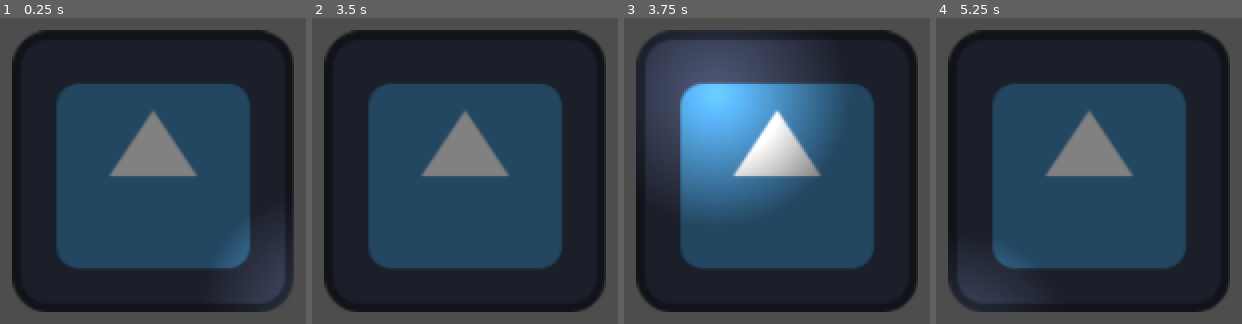
Above: before the commit, frames 1-4 (left to right).
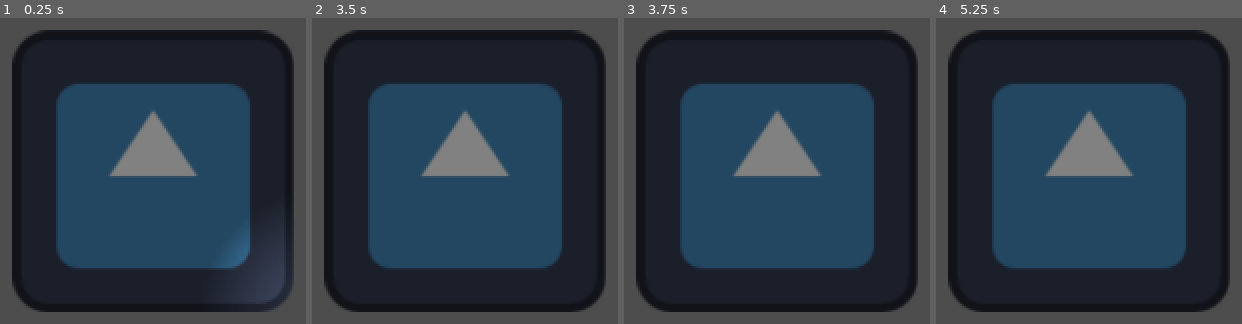
Above: after the commit, the same moments.

Repository: BepBop932/microJam55
Game: Godot game, scene res://main.tscn
Same seed, same stepped clock (60 frames per second), same inputs: the game is played once before the commit and once after it. The engine's default icon, where the game draws it, is replaced by a stand-in: a white triangle on a blue panel in a dark square.
Inputs (mouse positions are in pixels of both pictures, inside the frame that each line leads up to):
- Up to frame 1 (0.25 s): no input
- Up to frame 2 (3.5 s): tap Enter at 0.5, 2 s; move the mouse to (outside the picture) at 0.52 s; click (outside the picture) at 0.67 s; tap Space at 1.25, 2.75 s; move the mouse to (outside the picture) at 1.27 s; click (outside the picture) at 1.42 s; move the mouse to (outside the picture) at 2.02 s; click (outside the picture) at 2.17 s; move the mouse to (outside the picture) at 2.77 s; click (outside the picture) at 2.92 s
- Up to frame 3 (3.75 s): tap Enter at 3.5 s; move the mouse to (715, 94) at 3.52 s; click (715, 94) at 3.67 s
- Up to frame 4 (5.25 s): tap Space at 4.25 s; move the mouse to (outside the picture) at 4.27 s; click (outside the picture) at 4.42 s; move the mouse to (outside the picture) at 5.02 s; click (outside the picture) at 5.17 s

Frames 1-2 are identical in both runs. In frame 3, 29% of the frame differs, in the area x 6-68%, y 4-63%; in frame 4, 1.7%.

Commit message:
added a toggle to the flashlight
yeah im the greatest i know

Diff:
--- a/scripts/mouseLight.gd
+++ b/scripts/mouseLight.gd
@@ -1,7 +1,16 @@
 extends PointLight2D
-
-
+var lightToggle = true
+var cd = false
 
 # Called every frame. 'delta' is the elapsed time since the previous frame.
 func _process(delta: float) -> void:
 	global_position = get_global_mouse_position()
+	enabled = lightToggle
+
+
+func _input(event: InputEvent) -> void:
+	if cd == false:
+		if Input.is_mouse_button_pressed(MOUSE_BUTTON_LEFT):
+			lightToggle = not lightToggle
+			cd = true
+			get_tree().create_timer(0.1).timeout.connect(func(): cd = false)
